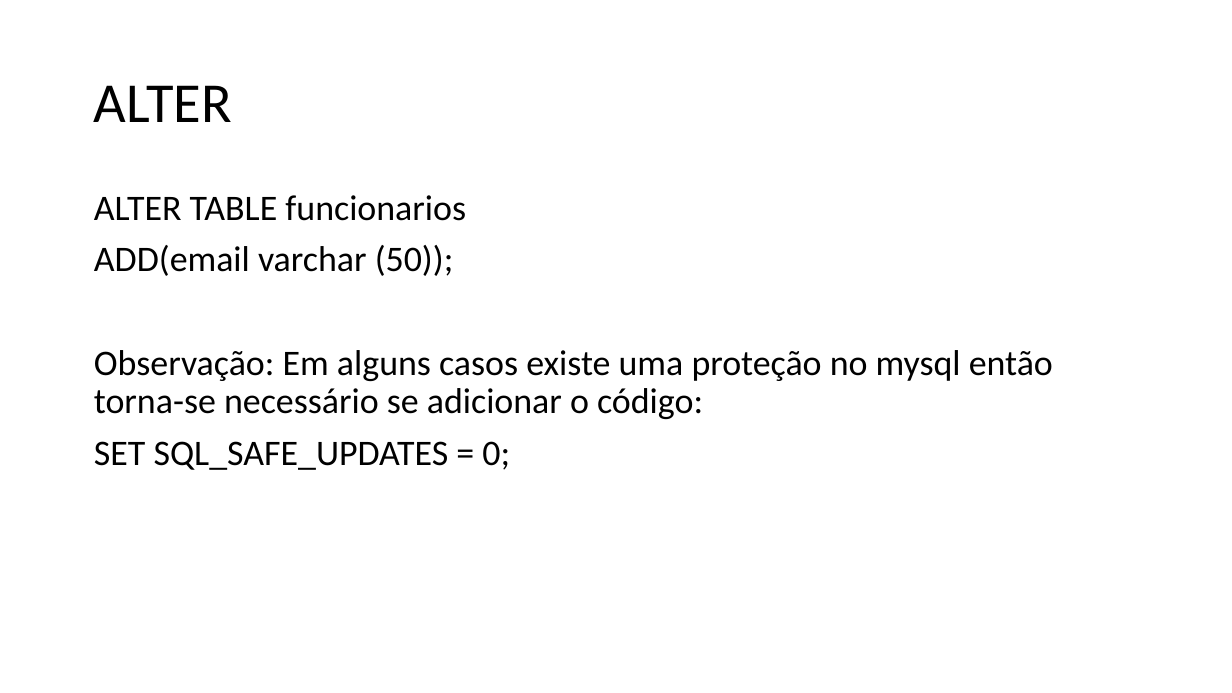
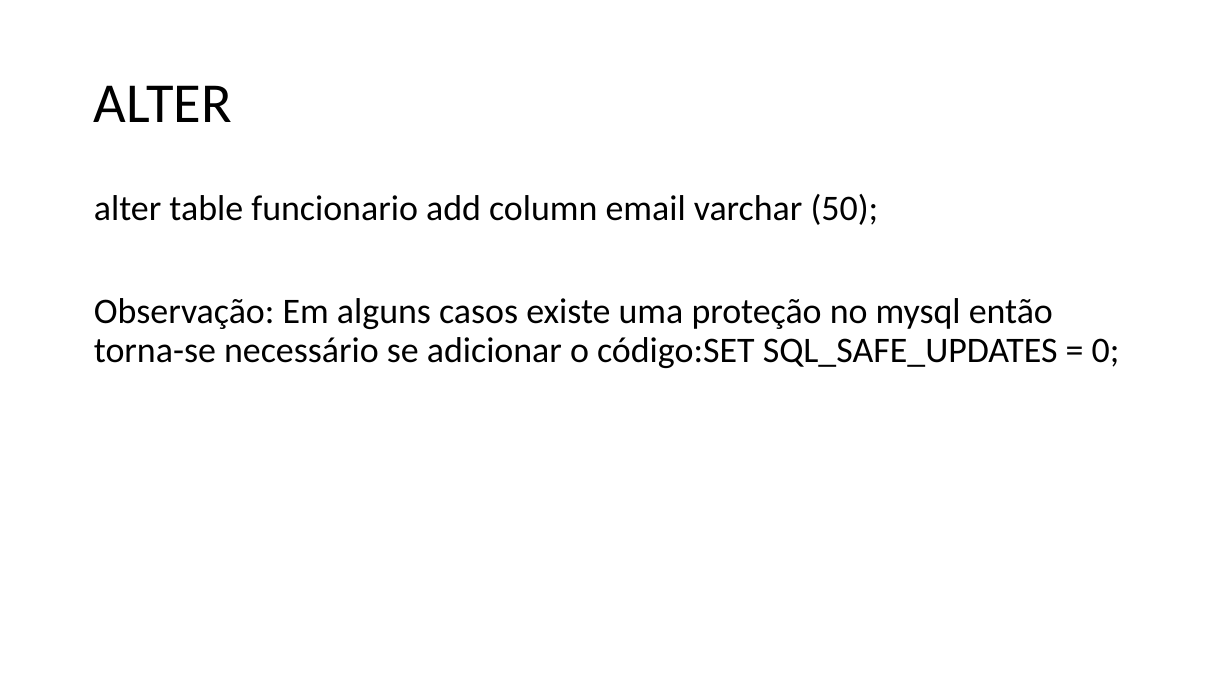
Before and after one commit to dourivaljunior/Curso-de-mySQL, a slide deck: slide 39 of Curso Dev Full Stack aula 01 sql.pptx. Drawn at 1232x693 pixels with LibreOffice and Linux fonts; fonts in the diff are those of the drawing. Boxes give left, top, right and bottom in pixels: in the first picture for what was removed or moved away, otherwise in the second. Text is boxed around its words. In the diff, an @@ line names an element or a change of style, - is before the commit and + after.

```diff
--- a/Curso Dev Full Stack aula 01 sql.pptx
+++ b/Curso Dev Full Stack aula 01 sql.pptx
@@ text at <box>94,194,1120,368</box>: text changed @@
-ALTER TABLE funcionarios
-ADD(email varchar (50));
-Observação: Em alguns casos existe uma proteção no mysql então torna-se necessário se adicionar o código:
-SET SQL_SAFE_UPDATES = 0;
+alter table funcionario add column email varchar (50);
+Observação: Em alguns casos existe uma proteção no mysql então torna-se necessário se adicionar o código:SET SQL_SAFE_UPDATES = 0;
```
Also in this commit, not shown: 4 other files.
